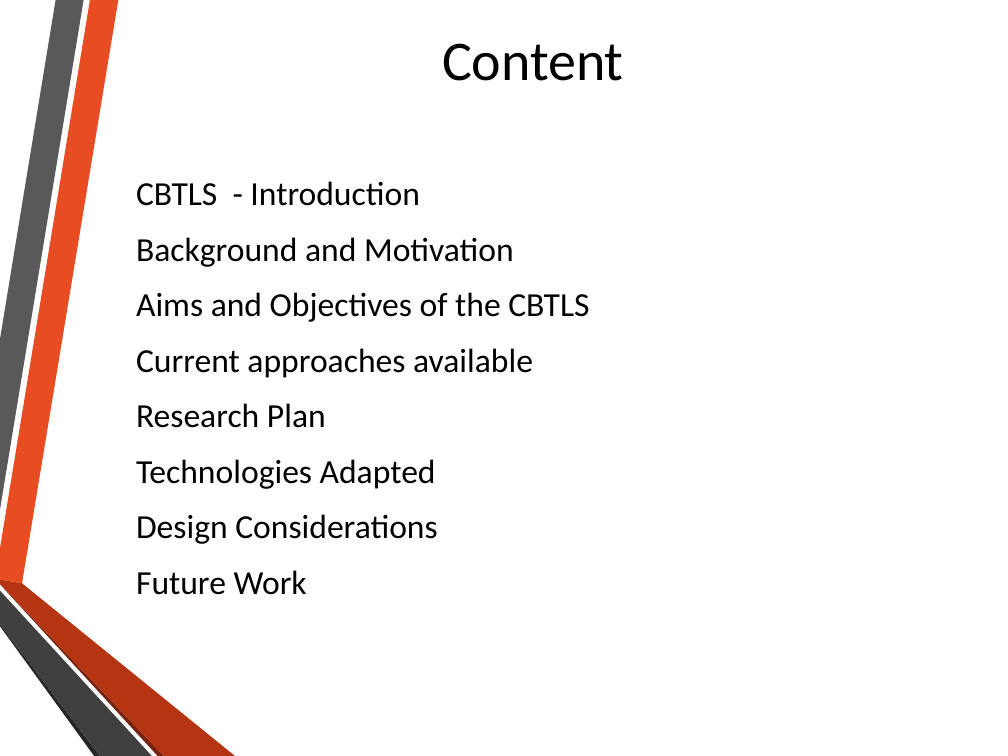
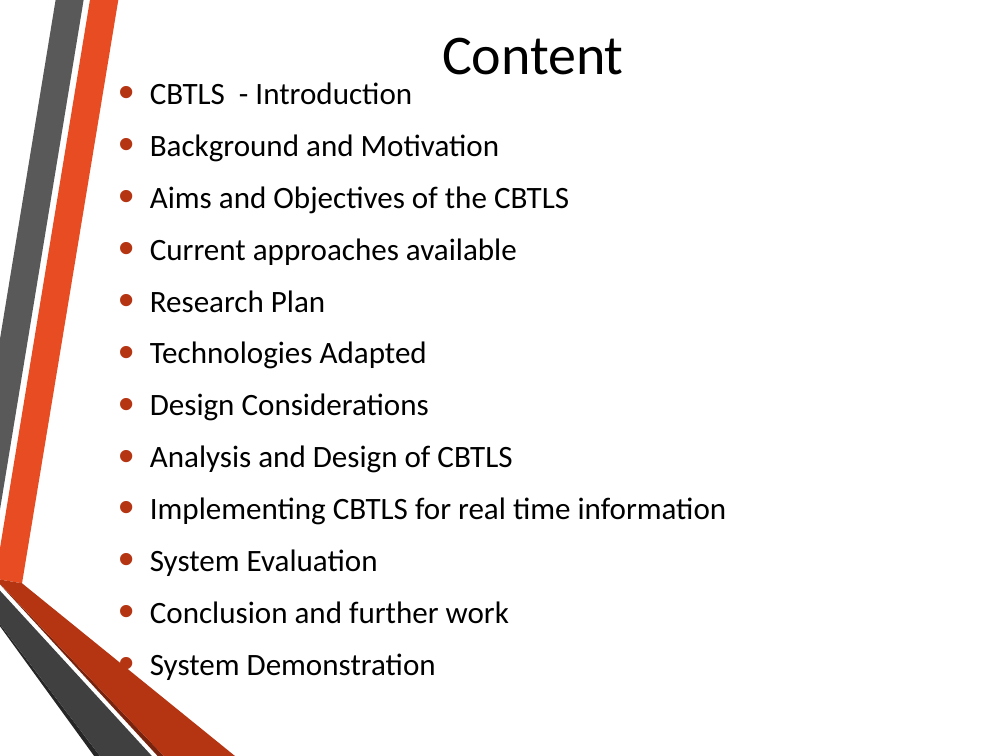
Before and after one commit to nadee158/cbtls, a slide deck: slide 2 of FinalSubmission/msc_final_presentation.pptx. Drawn at 1008x756 pixels with LibreOffice and Linux fonts; fonts in the diff are those of the drawing; background and template pictures are left out. Boxes give left, top, right and bottom in pixels: in the first picture for what was removed or moved away, otherwise in the second. Text is boxed around its words. In the diff, an @@ line names an element or a change of style, - is before the commit and + after.

```diff
--- a/FinalSubmission/msc_final_presentation.pptx
+++ b/FinalSubmission/msc_final_presentation.pptx
@@ title "Content": place and size @@
-title "Content" at <box>442,43,624,81</box>
+title "Content" at <box>442,37,624,75</box>
@@ text "CBTLS - Introduction": place and size @@
-text "CBTLS - Introduction" at <box>136,181,589,595</box>
+text "CBTLS - Introduction" at <box>150,82,727,680</box>
@@ text at <box>150,82,569,421</box>: size 24 to 22.2 pt in "CBTLS - Introduction", "Background and Motivation", "Aims and Objectives of the CBTLS", "Current approaches available" and 3 more places; bullet none to • @@
@@ text at <box>150,445,727,680</box>: text changed; size 24 to 22.2 pt @@
-Future Work
+• Analysis and Design of CBTLS
+• Implementing CBTLS for real time information
+• System Evaluation
+• Conclusion and further work
+• System Demonstration
```
Also in this commit, not shown: 6 other slides changed, 12 slides added, 3 slides removed.
